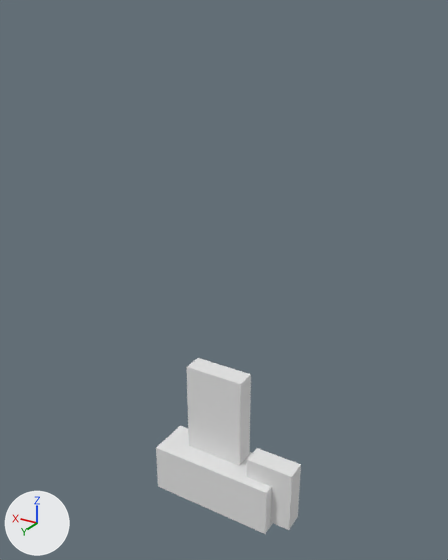
Before and after pictures for a commit that changed the glTF model assets/source/buildings/directorate/sources/logistics/logistics_hub/critical.gltf.
Camera for both pictures: a 50 mm camera at (-0.387, 0.229, 0.22) aimed at (-0.018, -0.385, -0.087). Arrows for +X, +Y and +Z are at lower left; the lights stay in place. The first picture is the older version. Vertices at exactly the same position are counted once.

Names of what the first picture shows: 'critical'.
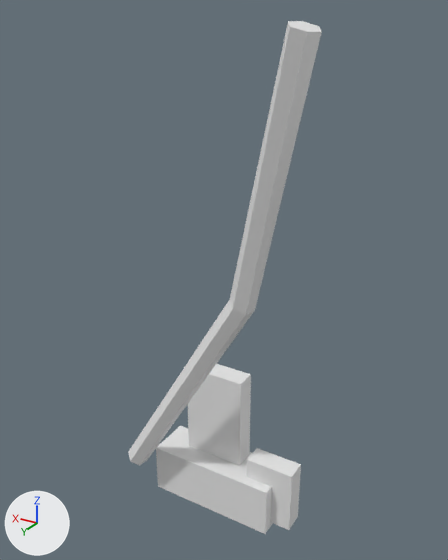
The change, as a diff of the scene's bpy script:
```diff
--- a/assets/source/buildings/directorate/sources/logistics/logistics_hub/critical.gltf.py
+++ b/assets/source/buildings/directorate/sources/logistics/logistics_hub/critical.gltf.py
@@ me_critical @@
 # used by ob_critical; location = (0.0, 0.0, 0.0)
-me_critical.from_pydata(...)  # 24 vertices, 36 faces; spans x -0.12..0.1, y -0.445..-0.38, z -0.465..-0.25
+me_critical.from_pydata(...)  # 42 vertices, 68 faces; spans x -0.165..0.133, y -0.445..-0.286, z -0.465..0.214
+# me_critical part 1: a new loose piece of 18 vertices spanning x -0.165..0.133, y -0.376..-0.286, z -0.407..0.214
```

Pixel boxes [x1, y1, x2, y2] of what changed, in the pictures (448 x 560 px):
'critical', reshaped (34% wider, 190% taller): before [156, 358, 301, 534]; after [128, 21, 322, 534]
part 1 of me_critical, added: after [128, 21, 322, 465]
